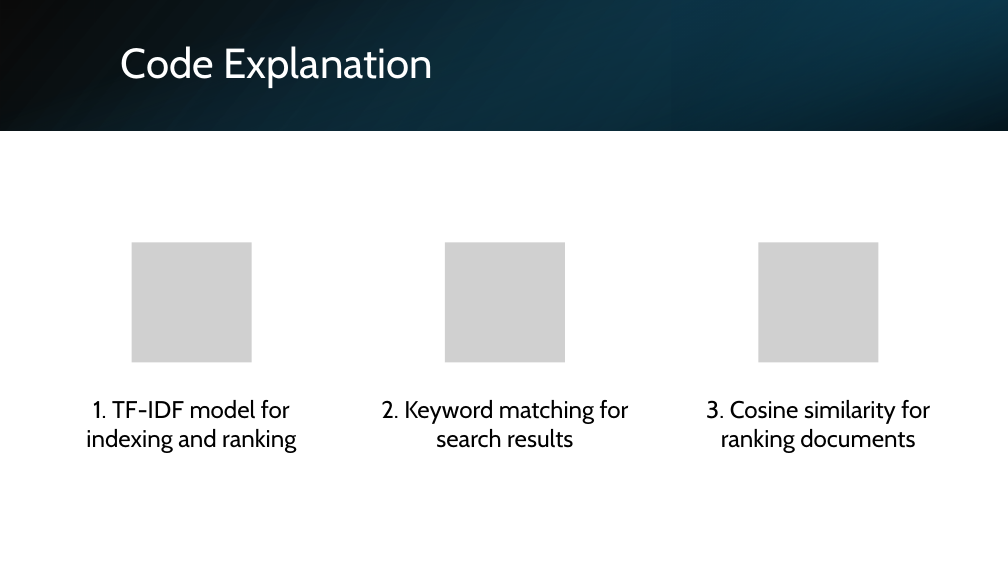
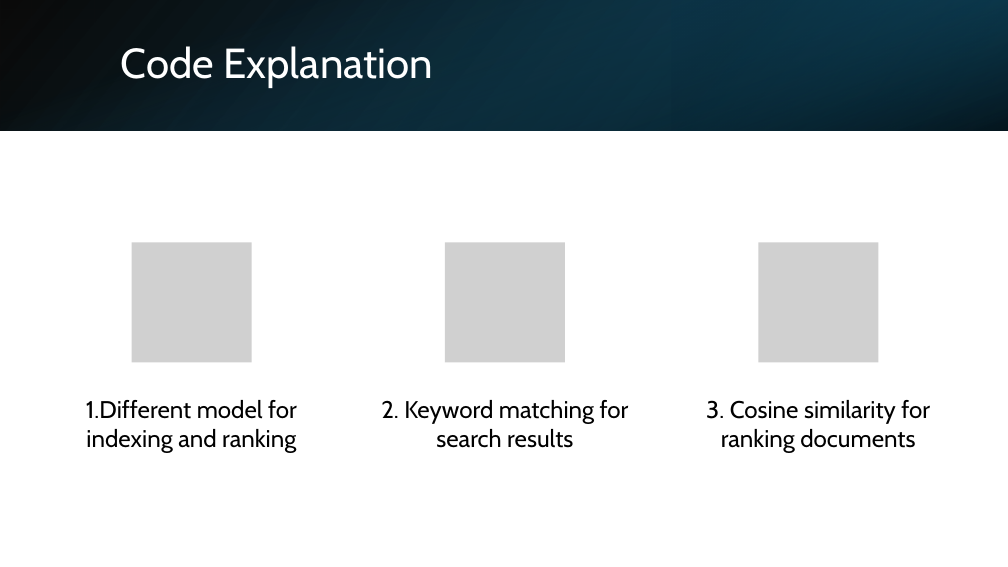
Before and after one commit to AbdulMateenzwl/Information-Retrieval, a slide deck: slide 7 of Assignment 5/Report.pptx. Drawn at 1008x567 pixels with LibreOffice and Linux fonts; fonts in the diff are those of the drawing; grey boxes stand for pictures. Boxes give left, top, right and bottom in pixels: in the first picture for what was removed or moved away, otherwise in the second. Text is boxed around its words. In the diff, an @@ line names an element or a change of style, - is before the commit and + after.

```diff
--- a/Assignment 5/Report.pptx
+++ b/Assignment 5/Report.pptx
@@ text at (86, 400, 297, 453): text changed @@
-1. TF-IDF model for indexing and ranking
+1.Different model for indexing and ranking
```
Also in this commit, not shown: 5 other slides changed, 22 other files.
